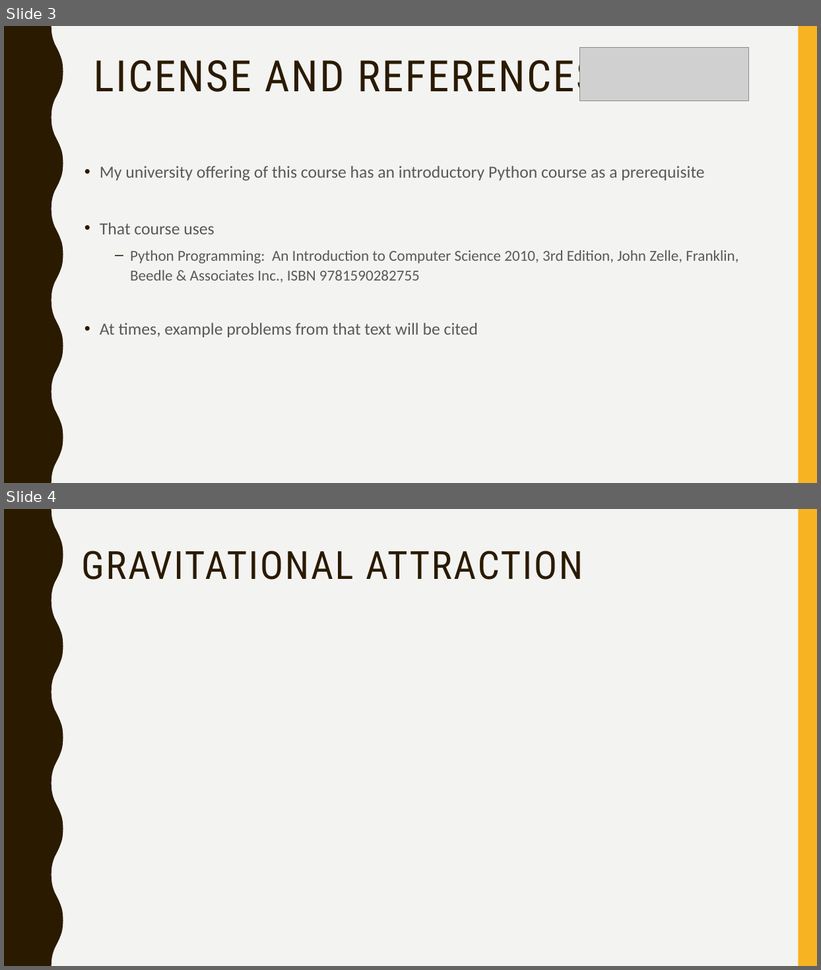
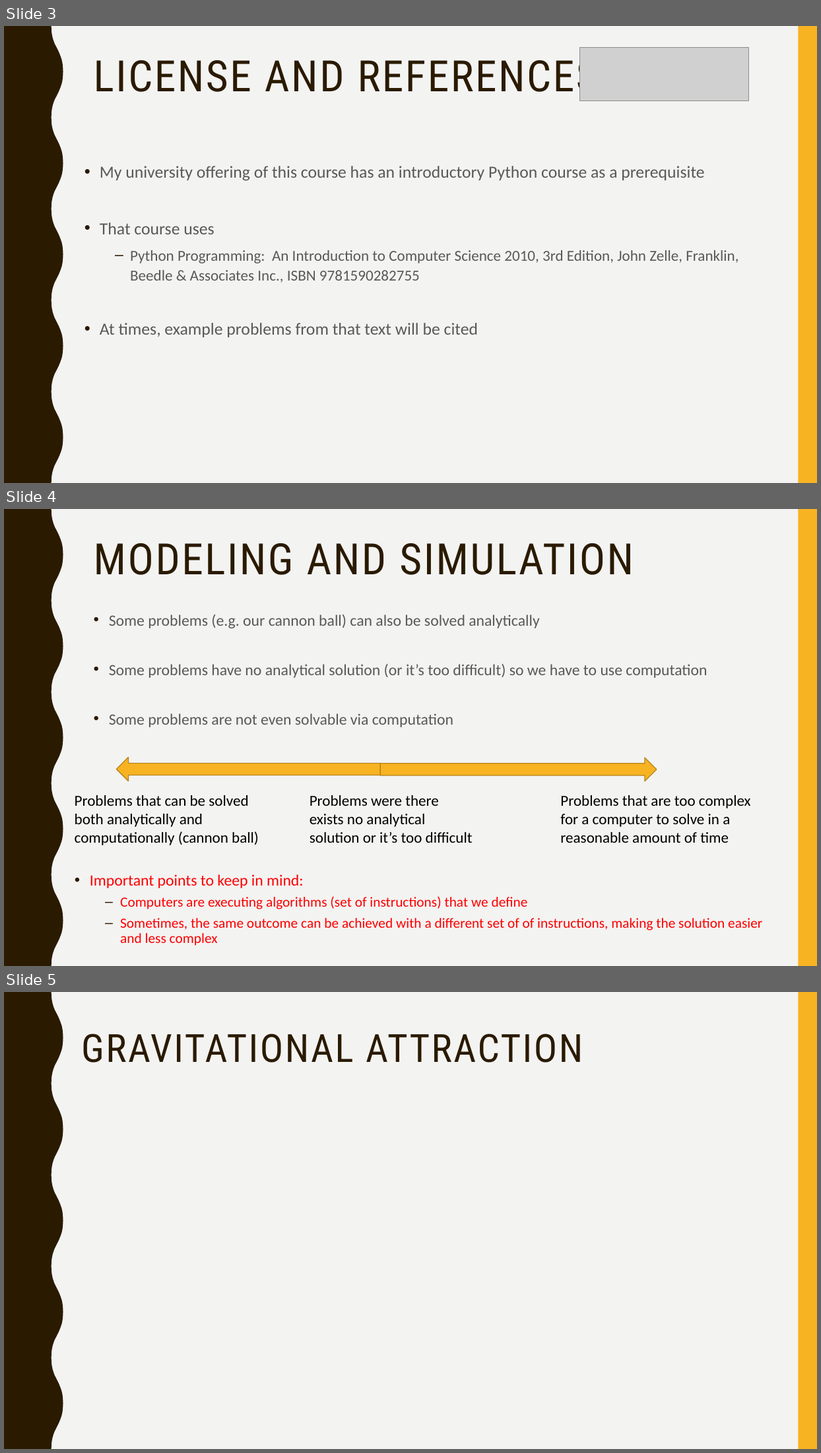
Before and after one commit to narock/scientific_computing_course, a slide deck: 05_Simulation_and_Complexity/05_Simulation_and_Complexity.pptx. Shown one above the other, each under a label of ours: slides 3 and 4 before the commit, slides 3, 4 and 5 after it. The pictures are 821x970 and 821x1453 pixels, drawn with LibreOffice and Linux fonts; fonts in the diff are those of the drawing; grey boxes stand for pictures. Boxes give left, top, right and bottom in pixels: in the first picture for what was removed or moved away, otherwise in the second. Text is boxed around its words. In the diff, an @@ line names an element or a change of style, - is before the commit and + after.

Commit message:
Added 05_Simulation_and_Complexity ipynb

```diff
--- a/05_Simulation_and_Complexity/05_Simulation_and_Complexity.pptx
+++ b/05_Simulation_and_Complexity/05_Simulation_and_Complexity.pptx
@@ slide 4 added at [4,509,817,966], background #F3F3F2; not listed: 2 template elements that a slide beside it also shows @@
@@ title added at [94,543,634,575], 51 pt, text #2A1A00 @@
+MODELING AND SIMULATION
@@ text added at [109,615,707,727], 18.5 pt, text #595959 @@
+• Some problems (e.g. our cannon ball) can also be solved analytically
+• Some problems have no analytical solution (or it’s too difficult) so we have to use computation
+• Some problems are not even solvable via computation
@@ left arrow added at [116,757,380,781], fill #F8B323, outline #B7841A 1 pt @@
@@ left arrow added at [380,758,657,782], fill #F8B323, outline #B7841A 1 pt @@
@@ text added at [75,795,259,846], 18 pt, text #000000 @@
+Problems that can be solved both analytically and computationally (cannon ball)
@@ text added at [310,795,473,843], 18 pt, text #000000 @@
+Problems were there exists no analytical solution or it’s too difficult
@@ text added at [560,795,751,843], 18 pt, text #000000 @@
+Problems that are too complex for a computer to solve in a reasonable amount of time
@@ text added at [90,875,762,946], 16.6 pt, text #FF0000 @@
+• Important points to keep in mind:
+  – Computers are executing algorithms (set of instructions) that we define
+  – Sometimes, the same outcome can be achieved with a different set of of instructions, making the solution easier and less complex
@@ what was slide 4 is now slide 5 @@
```
Also in this commit, not shown: 6 slides changed, 3 other slides added, 4 other files.
